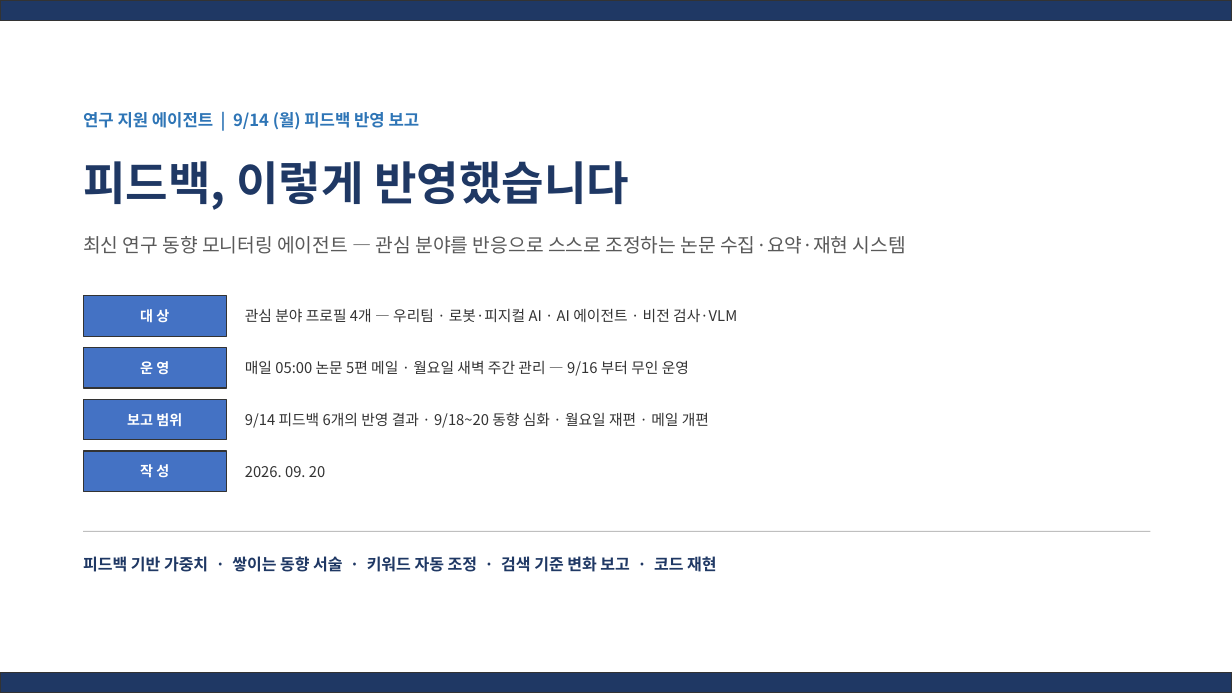
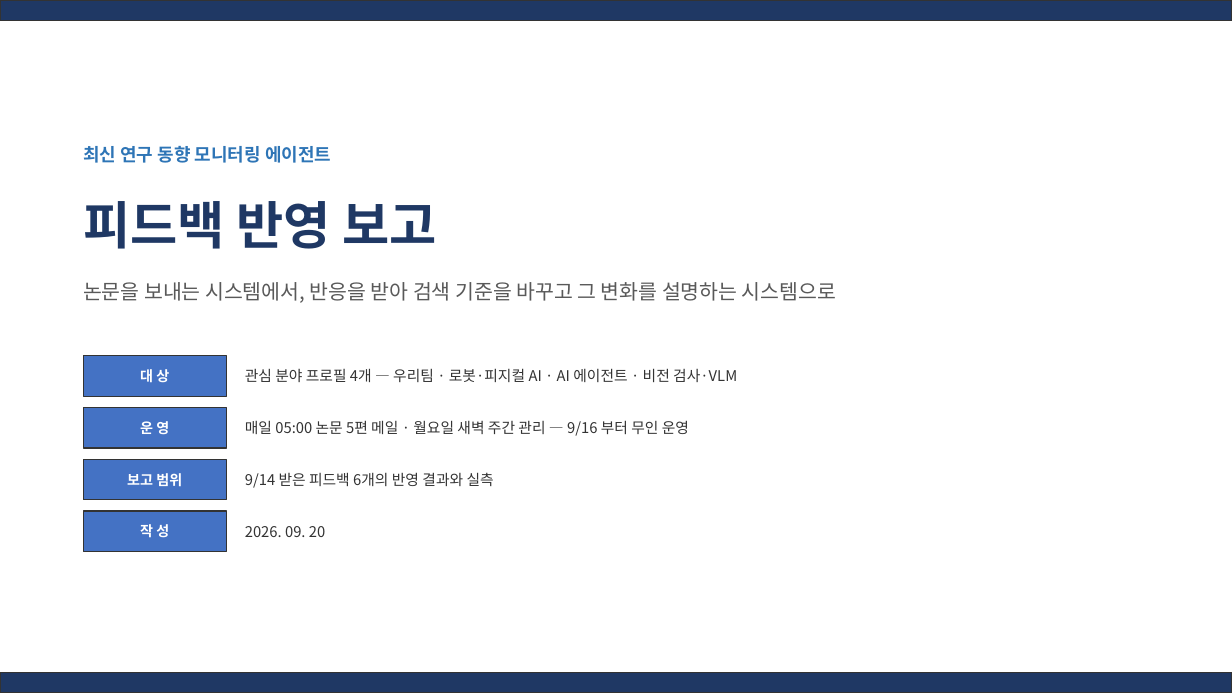
Before and after one commit to moon201595/agent, a slide deck: slide 1 of docs/diagrams_feedback_2026-09-17/피드백_반영_보고_2026-09-20.pptx. Drawn at 1232x693 pixels with LibreOffice and Linux fonts; fonts in the diff are those of the drawing. Boxes give left, top, right and bottom in pixels: in the first picture for what was removed or moved away, otherwise in the second. Text is boxed around its words. In the diff, an @@ line names an element or a change of style, - is before the commit and + after.

```diff
--- a/docs/diagrams_feedback_2026-09-17/피드백_반영_보고_2026-09-20.pptx
+++ b/docs/diagrams_feedback_2026-09-17/피드백_반영_보고_2026-09-20.pptx
@@ text at <box>83,146,331,163</box>: text changed; size 13 to 14 pt @@
-연구 지원 에이전트 | 9/14 (월) 피드백 반영 보고
+최신 연구 동향 모니터링 에이전트
@@ text at <box>83,201,436,249</box>: text changed; size 36 to 40 pt @@
-피드백, 이렇게 반영했습니다
+피드백 반영 보고
@@ text at <box>83,282,836,303</box>: text changed; size 15 to 16 pt @@
-최신 연구 동향 모니터링 에이전트 — 관심 분야를 반응으로 스스로 조정하는 논문 수집·요약·재현 시스템
+논문을 보내는 시스템에서, 반응을 받아 검색 기준을 바꾸고 그 변화를 설명하는 시스템으로
@@ text at <box>245,472,494,488</box>: text changed @@
-9/14 피드백 6개의 반영 결과 · 9/18~20 동향 심화 · 월요일 재편 · 메일 개편
+9/14 받은 피드백 6개의 반영 결과와 실측
@@ 7 texts, 4 rectangles: place and size @@
-7 texts, 4 rectangles at <box>83,296,737,492</box>
+7 texts, 4 rectangles at <box>83,356,737,552</box>
@@ line removed from (83, 531) to (1151, 531) @@
@@ text removed at <box>83,556,716,572</box> @@
-피드백 기반 가중치 · 쌓이는 동향 서술 · 키워드 자동 조정 · 검색 기준 변화 보고 · 코드 재현
```
Also in this commit, not shown: 6 other slides changed, 4 slides added, 7 slides removed, 2 other files.
